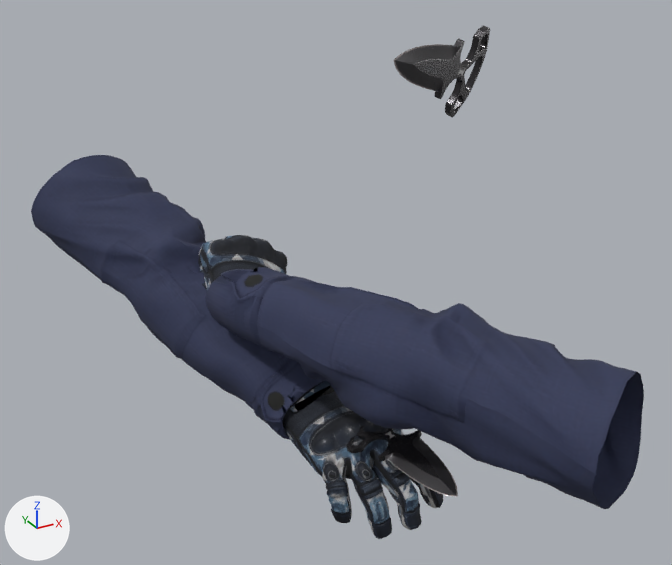
One commit to the glTF model assets/models/weapons/v_knife_push.glb: the scene before it, then after it.
Camera for both pictures: a camera (50 mm lens) standing at (-0.718, -1.066, 0.242) and looking at (-0.139, -0.012, -0.285). Lighting does not change. The marker at lower left points along +X, +Y and +Z. The older version comes first. Vertices at exactly the same position are counted once.
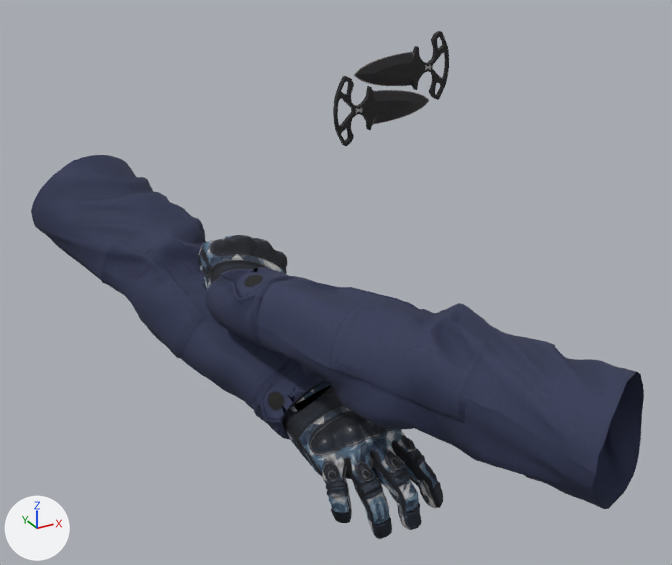
Diff of the bpy script that builds the scene:
```diff
--- a/assets/models/weapons/v_knife_push.glb.py
+++ b/assets/models/weapons/v_knife_push.glb.py
@@ me_v_knife @@
 # used by ob_mesh; location = (0.0, 0.0, 0.0)
-me_v_knife.from_pydata(...)  # 15344 vertices, 30534 faces; spans x -0.46..0.09, y -0.47..0.521, z -0.597..0.076
+me_v_knife.from_pydata(...)  # 15344 vertices, 30534 faces; spans x -0.46..0.09, y -0.47..0.521, z -0.597..0.046
+# me_v_knife part 1: the loose piece of 2696 vertices spanning x -0.19..-0.078, y -0.294..-0.111, z -0.48..-0.441 is multiplied about its middle by the matrix ((0.066, -0.807, -0.068), (0.212, 0.083, -0.78), (0.782, 0.046, 0.217)), then moved by (0.069, 0.19, 0.412)
+# me_v_knife part 2: the loose piece of 2696 vertices spanning x -0.178..-0.007, y -0.212..-0.134, z -0.033..0.076 is multiplied about its middle by the matrix ((0.726, 0.315, -0.186), (-0.268, 0.739, 0.208), (0.25, -0.124, 0.764)), then moved by (0.068, 0.171, -0.034)
 me_v_knife.materials.append(mat_sc_cs2_push)
```

What differs and where, as boxes [x1, y1, x2, y2] in the pictures (672 x 565 px; the box of a moved part takes in the faces that stretch with it):
'Mesh', reshaped
    before: [31, 26, 644, 539]
    after: [31, 31, 644, 539]
part 1 of me_v_knife, moved or reshaped
    before: [346, 426, 458, 497]
    after: [333, 76, 430, 146]
part 2 of me_v_knife, moved or reshaped
    before: [394, 26, 490, 117]
    after: [354, 31, 449, 100]
